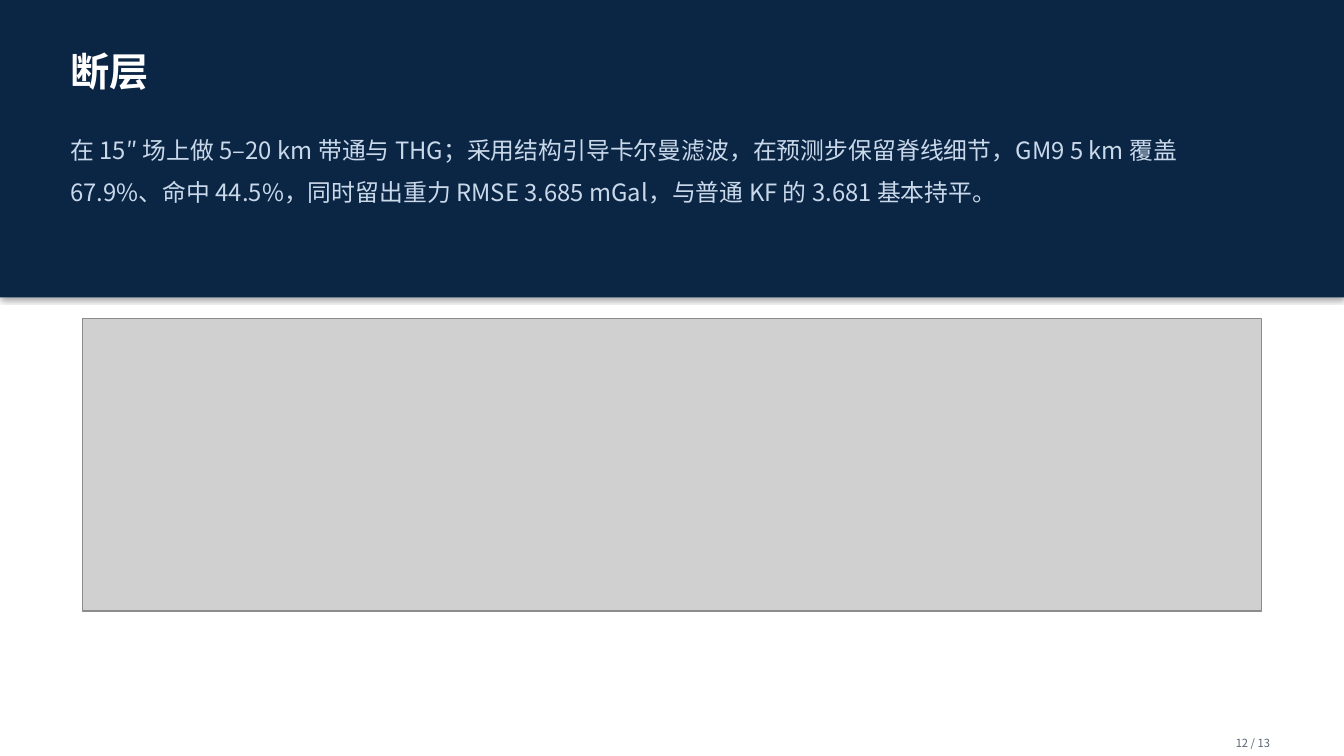
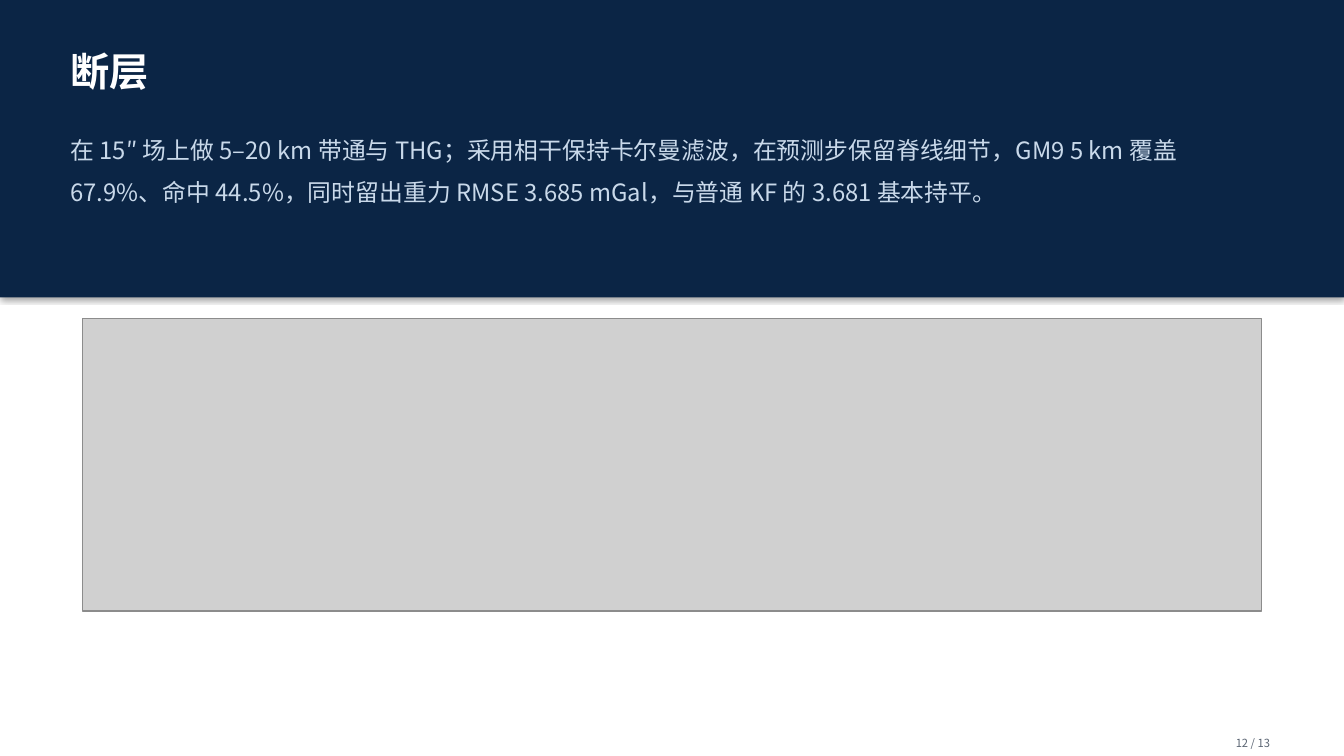
Before and after one commit to shuyunkai/kalman_gravity, a slide deck: slide 12 of ppt/汇报_新结构_13页.pptx. Drawn at 1344x756 pixels with LibreOffice and Linux fonts; fonts in the diff are those of the drawing; grey boxes stand for pictures. Boxes give left, top, right and bottom in pixels: in the first picture for what was removed or moved away, otherwise in the second. Text is boxed around its words. In the diff, an @@ line names an element or a change of style, - is before the commit and + after.

```diff
--- a/ppt/汇报_新结构_13页.pptx
+++ b/ppt/汇报_新结构_13页.pptx
@@ text at [71,139,1177,203]: text changed @@
-在 15″ 场上做 5–20 km 带通与 THG；采用结构引导卡尔曼滤波，在预测步保留脊线细节，GM9 5 km 覆盖 67.9%、命中 44.5%，同时留出重力 RMSE 3.685 mGal，与普通 KF 的 3.681 基本持平。
+在 15″ 场上做 5–20 km 带通与 THG；采用相干保持卡尔曼滤波，在预测步保留脊线细节，GM9 5 km 覆盖 67.9%、命中 44.5%，同时留出重力 RMSE 3.685 mGal，与普通 KF 的 3.681 基本持平。
```
Also in this commit, not shown: 3 other slides changed, 5 other files.
